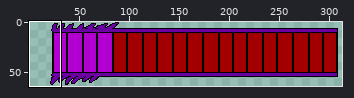
Sprite sheet: Boss HP16.png. Above: a wide view before the commit, with the close-up outlined.
Close-up. Before the commit:
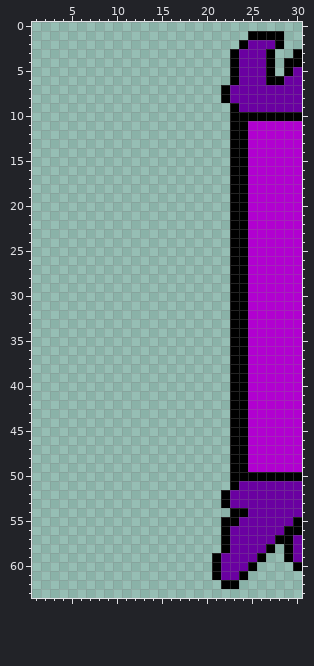
The file is 324x64 pixels. Pixels under 10% opacity are left out. Colours within 5 levels of each other are drawn and written as one. Shown: x 1..30, y 0..63. The wide view leaves out empty margins.
New version:
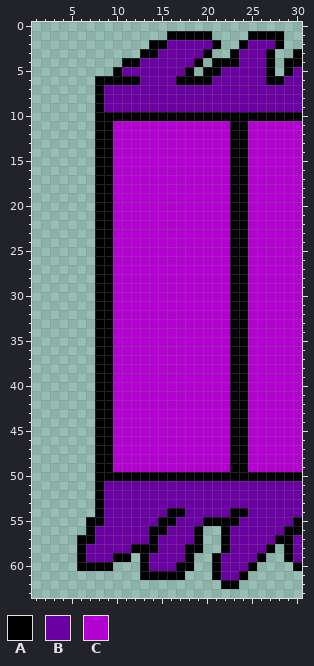
Palette (. is transparent): A #000000  B #6a00a1  C #b100d0
Change:
Changed rows in their new state; - is an unchanged pixel.
first column x 6:
 1 ----------AAAAA---
 2 --------AABBBBBA--
 3 -------AABBBBBA---
 4 -----AABBBBBBA-AA-
 5 ----ABBBBBBBA-AABB
 6 --AAAAABBBBAAAABBB
 7 --ABBBBBBBBBBBBBB-
 8 --ABBBBBBBBBBBBBB-
 9 --ABBBBBBBBBBBBBBB
10 --AAAAAAAAAAAAAAA-
11 --AACCCCCCCCCCCCC-
12 --AACCCCCCCCCCCCC-
13 --AACCCCCCCCCCCCC-
14 --AACCCCCCCCCCCCC-
15 --AACCCCCCCCCCCCC-
16 --AACCCCCCCCCCCCC-
17 --AACCCCCCCCCCCCC-
18 --AACCCCCCCCCCCCC-
19 --AACCCCCCCCCCCCC-
20 --AACCCCCCCCCCCCC-
21 --AACCCCCCCCCCCCC-
22 --AACCCCCCCCCCCCC-
23 --AACCCCCCCCCCCCC-
24 --AACCCCCCCCCCCCC-
25 --AACCCCCCCCCCCCC-
26 --AACCCCCCCCCCCCC-
27 --AACCCCCCCCCCCCC-
28 --AACCCCCCCCCCCCC-
29 --AACCCCCCCCCCCCC-
30 --AACCCCCCCCCCCCC-
31 --AACCCCCCCCCCCCC-
32 --AACCCCCCCCCCCCC-
33 --AACCCCCCCCCCCCC-
34 --AACCCCCCCCCCCCC-
35 --AACCCCCCCCCCCCC-
36 --AACCCCCCCCCCCCC-
37 --AACCCCCCCCCCCCC-
38 --AACCCCCCCCCCCCC-
39 --AACCCCCCCCCCCCC-
40 --AACCCCCCCCCCCCC-
41 --AACCCCCCCCCCCCC-
42 --AACCCCCCCCCCCCC-
43 --AACCCCCCCCCCCCC-
44 --AACCCCCCCCCCCCC-
45 --AACCCCCCCCCCCCC-
46 --AACCCCCCCCCCCCC-
47 --AACCCCCCCCCCCCC-
48 --AACCCCCCCCCCCCC-
49 --AACCCCCCCCCCCCC-
50 --AAAAAAAAAAAAAAA-
51 --ABBBBBBBBBBBBBBB
52 --ABBBBBBBBBBBBBB-
53 --ABBBBBBBBBBBBBB-
54 --ABBBBBBBAABBBBB-
55 -AABBBBBBAABBBAA--
56 -ABBBBBBAABBBA----
57 AABBBBBBABBBBA----
58 ABBBBBAAABBBAA----
59 ABBBAA-ABBBBA-----
60 AAAA---ABBBAA-----
61 -------AAAAA------
